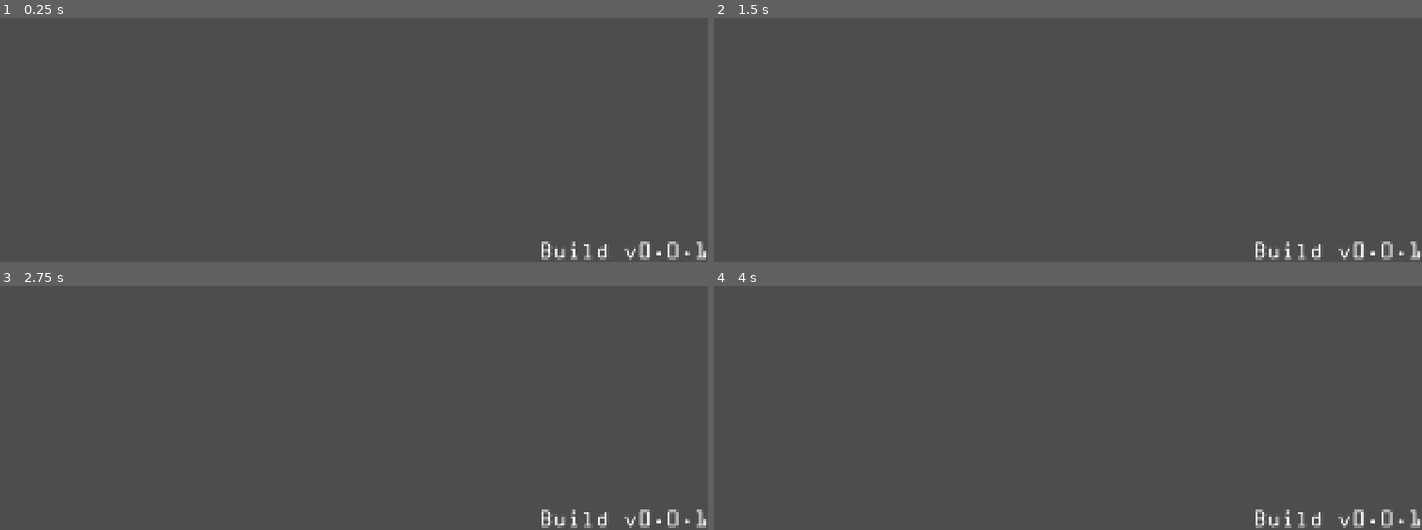
Above: before the commit, frames 1-4 (two rows, left to right).
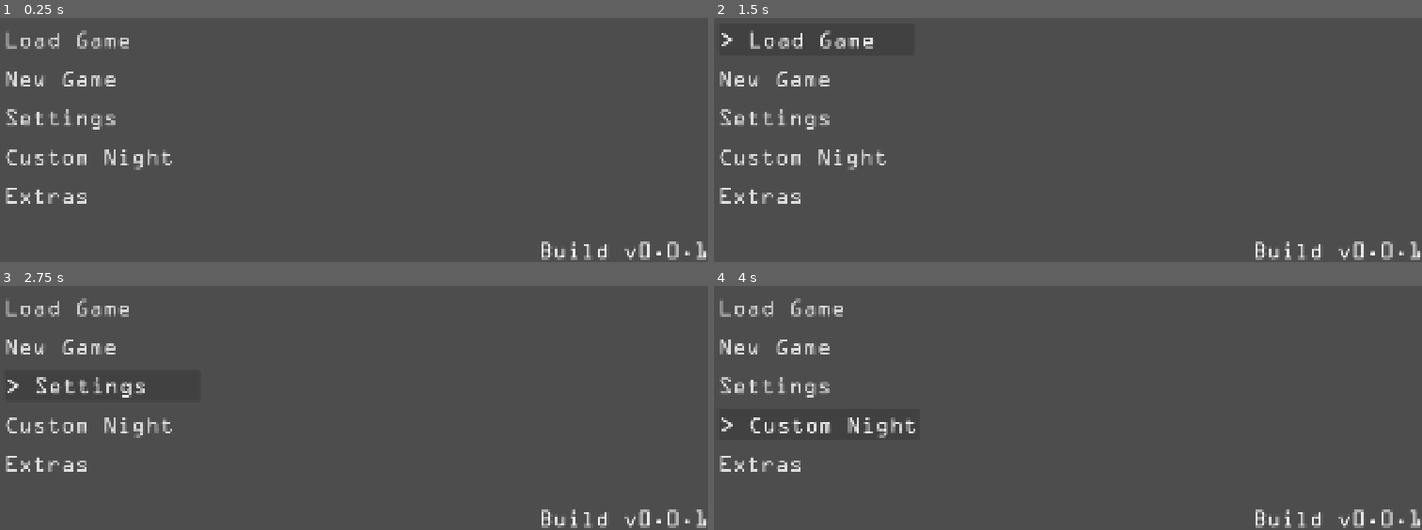
Above: after the commit, the same moments.

Repository: sillysoldier0-hash/FNTMAF
Game: Godot game, scene res://scenes/menus/main_menu.tscn
Same seed, same stepped clock (60 frames per second), same inputs: the game is played once before the commit and once after it.
Inputs (mouse positions are in pixels of both pictures, inside the frame that each line leads up to):
- Up to frame 1 (0.25 s): no input
- Up to frame 2 (1.5 s): click (813, 39) at 0.5 s, where only the run after the commit has a clickable "Load Game"; click (813, 39) at 1.25 s, where only the run after the commit has a clickable "> Load Game"
- Up to frame 3 (2.75 s): click (99, 386) at 2 s, where only the run after the commit has a clickable "Settings"
- Up to frame 4 (4 s): click (813, 386) at 2.75 s, where only the run after the commit has a clickable "> Settings"; click (813, 425) at 3.5 s, where only the run after the commit has a clickable "Custom Night"

The runs differ from the first frame. In frame 1, 2.0% of the frame differs, in the area x 0-25%, y 5-77%; in frame 2, 2.0%; in frame 3, 2.0%; in frame 4, 2.0%, in the area x 0-29%, y 5-77%.

Commit message:
Renamed Golden Freddy to Fredbear, added working buttons.

Diff:
--- /dev/null
+++ b/scenes/menus/buttons.gd
@@ -0,0 +1,18 @@
+extends VBoxContainer
+
+
+# Called when the node enters the scene tree for the first time.
+func _ready() -> void:
+	for button in self.get_children():
+		if button is Button:
+			button.mouse_entered.connect(_on_button_hover.bind(button))
+			button.mouse_exited.connect(_on_button_exit.bind(button))
+func _on_button_hover(button: Button):
+	button.text = "> " + button.text
+func _on_button_exit(button: Button):
+	button.text = button.text.trim_prefix("> ")
+
+
+# Called every frame. 'delta' is the elapsed time since the previous frame.
+func _process(delta: float) -> void:
+	pass
--- a/scenes/menus/main_menu.tscn
+++ b/scenes/menus/main_menu.tscn
@@ -1,6 +1,17 @@
 [gd_scene format=3 uid="uid://bo05pto54etve"]
 
 [ext_resource type="FontFile" uid="uid://neb5d8lcqomd" path="res://assets/fonts/OCRAM Regular/OCRAM Regular.ttf" id="1_xqga4"]
+[ext_resource type="Script" uid="uid://dcj84ju3f1c4d" path="res://scenes/menus/buttons.gd" id="2_ovrgc"]
+
+[sub_resource type="StyleBoxEmpty" id="StyleBoxEmpty_xqga4"]
+
+[sub_resource type="StyleBoxEmpty" id="StyleBoxEmpty_ovrgc"]
+
+[sub_resource type="StyleBoxEmpty" id="StyleBoxEmpty_2o76q"]
+
+[sub_resource type="StyleBoxEmpty" id="StyleBoxEmpty_6bivr"]
+
+[sub_resource type="StyleBoxEmpty" id="StyleBoxEmpty_imvie"]
 
 [node name="MainMenu" type="Control" unique_id=1640698231]
 layout_mode = 3
@@ -37,3 +48,57 @@
 theme_override_fonts/font = ExtResource("1_xqga4")
 theme_override_font_sizes/font_size = 50
 text = "Build v0.0.1"
+
+[node name="Buttons" type="VBoxContainer" parent="UI" unique_id=1132249785]
+layout_mode = 0
+offset_left = 124.0
+offset_top = 470.0
+offset_right = 624.0
+offset_bottom = 950.0
+theme_override_constants/separation = 20
+script = ExtResource("2_ovrgc")
+
+[node name="LoadGameButton" type="Button" parent="UI/Buttons" unique_id=1776660660]
+custom_minimum_size = Vector2(500, 80)
+layout_mode = 2
+theme_override_fonts/font = ExtResource("1_xqga4")
+theme_override_font_sizes/font_size = 50
+theme_override_styles/normal = SubResource("StyleBoxEmpty_xqga4")
+text = "Load Game"
+alignment = 0
+
+[node name="NewGameButton" type="Button" parent="UI/Buttons" unique_id=2030138343]
+custom_minimum_size = Vector2(500, 80)
+layout_mode = 2
+theme_override_fonts/font = ExtResource("1_xqga4")
+theme_override_font_sizes/font_size = 50
+theme_override_styles/normal = SubResource("StyleBoxEmpty_ovrgc")
+text = "New Game"
+alignment = 0
+
+[node name="SettingsGameButton" type="Button" parent="UI/Buttons" unique_id=317074658]
+custom_minimum_size = Vector2(500, 80)
+layout_mode = 2
+theme_override_fonts/font = ExtResource("1_xqga4")
+theme_override_font_sizes/font_size = 50
+theme_override_styles/normal = SubResource("StyleBoxEmpty_2o76q")
+text = "Settings"
+alignment = 0
+
+[node name="CustomNightButton" type="Button" parent="UI/Buttons" unique_id=1252572863]
+custom_minimum_size = Vector2(500, 80)
+layout_mode = 2
+theme_override_fonts/font = ExtResource("1_xqga4")
+theme_override_font_sizes/font_size = 50
+theme_override_styles/normal = SubResource("StyleBoxEmpty_6bivr")
+text = "Custom Night"
+alignment = 0
+
+[node name="ExtrasButton" type="Button" parent="UI/Buttons" unique_id=1024813126]
+custom_minimum_size = Vector2(500, 80)
+layout_mode = 2
+theme_override_fonts/font = ExtResource("1_xqga4")
+theme_override_font_sizes/font_size = 50
+theme_override_styles/normal = SubResource("StyleBoxEmpty_imvie")
+text = "Extras"
+alignment = 0
Renamed: assets/animatronic_sprites/golden_freddy_portrait.png -> assets/animatronic_sprites/fredbear_portrait.png
Not shown, changed: assets/animatronic_sprites/fredbear_portrait.png.import
Not shown, added: scenes/menus/buttons.gd.uid
